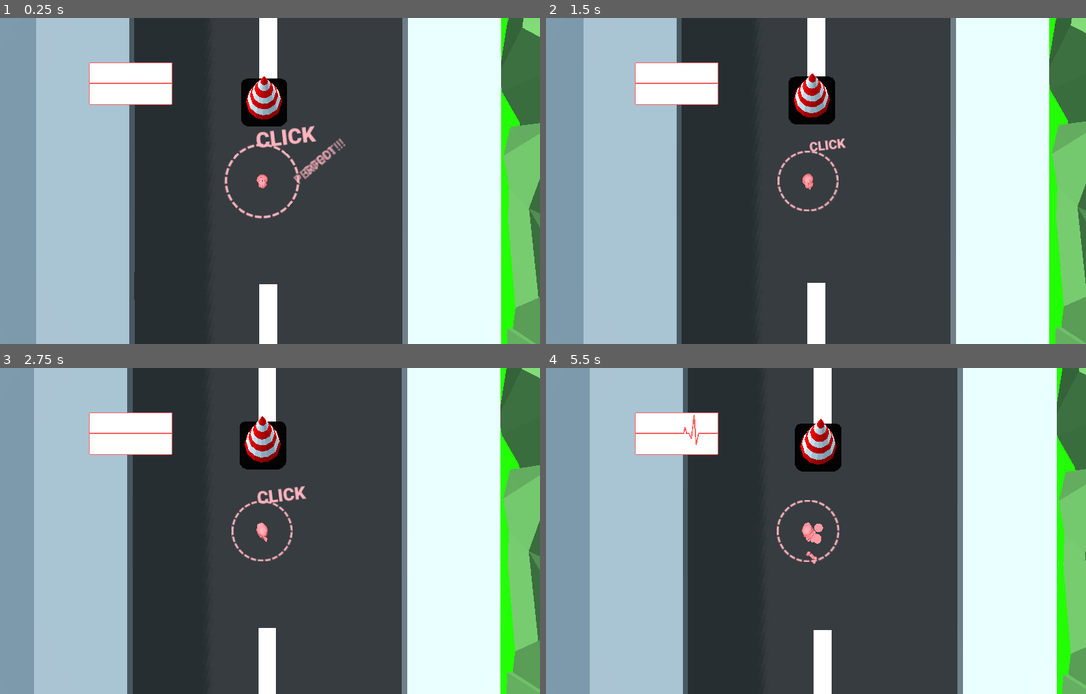
Above: before the commit, frames 1-4 (two rows, left to right).
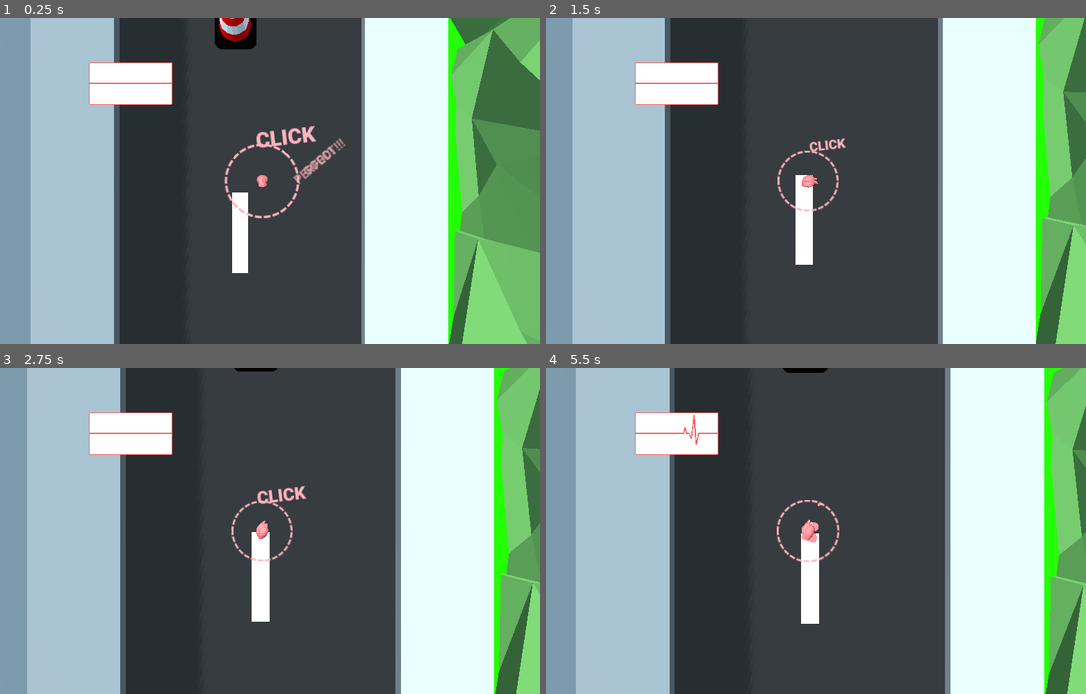
Above: after the commit, the same moments.

Repository: CaptainProton42/ldjam46
Game: Godot game, scene res://Level1.tscn
The game is run twice, just before and just after one commit, with the same random seed, the same clock (stepped at 60 frames per second) and the same inputs. This scene is started directly instead of the project's main scene.
Inputs (mouse positions are in pixels of both pictures, inside the frame that each line leads up to):
- Up to frame 1 (0.25 s): no input
- Up to frame 2 (1.5 s): move the mouse to (929, 164) at 0.52 s; press the mouse at (929, 164) at 0.53 s; hold W (forward) 0.53-1.28 s; move the mouse to (697, 197) at 1.27 s; release the mouse at (697, 197) at 1.28 s; tap Space (goto_checkpoint) at 1.35 s
- Up to frame 3 (2.75 s): move the mouse to (318, 459) at 2.02 s; press the mouse at (318, 459) at 2.03 s; hold W (forward) from 2.03 s (still down)
- Up to frame 4 (5.5 s): move the mouse to (778, 596) at 2.77 s; release the mouse at (778, 596) at 2.78 s; tap Space (goto_checkpoint) at 2.85, 4.35 s; click (778, 596) at 2.92 s; move the mouse to (972, 579) at 3.52 s; release W (forward) at 3.53 s; press the mouse at (972, 579) at 3.53 s; move the mouse to (643, 482) at 4.27 s; release the mouse at (643, 482) at 4.28 s; move the mouse to (837, 531) at 5.02 s; press the mouse at (837, 531) at 5.03 s

The runs differ from the first frame. In frame 1, 32% of the frame differs, in the area x 5-100%, y 0-100%; in frame 2, 19%; in frame 3, 16%; in frame 4, 19%.

Commit message:
Done!

Diff:
--- a/Level1.tscn
+++ b/Level1.tscn
@@ -87,7 +87,7 @@
 environment = ExtResource( 6 )
 
 [node name="Heart" parent="." instance=ExtResource( 2 )]
-transform = Transform( 1, 0, 0, 0, 1, 0, 0, 0, 1, -56.1398, 0.323764, 70.6715 )
+transform = Transform( 1, 0, 0, 0, 1, 0, 0, 0, 1, -55.4597, 1.01909, 72.7174 )
 
 [node name="FlexibleCamera" parent="." instance=ExtResource( 5 )]
 
@@ -157,12 +157,12 @@
 material/0 = SubResource( 7 )
 
 [node name="Awning" type="MeshInstance" parent="Building"]
-transform = Transform( 4, 0, 0, 0, 0.0997105, 0.11406, 0, -0.00760401, 1.49566, 7.35326, -5.83859, -14.1785 )
+transform = Transform( 4, 0, 0, 0, 0.0997105, 0.11406, 0, -0.00760401, 1.49566, 6.71547, -5.83859, -14.1785 )
 mesh = SubResource( 8 )
 material/0 = ExtResource( 7 )
 
 [node name="AwningCollision" type="CollisionShape" parent="Building"]
-transform = Transform( 4, 0, 0, 0, 0.0997105, 0.11406, 0, -0.00760401, 1.49566, 7.35334, -5.83844, -14.1786 )
+transform = Transform( 4, 0, 0, 0, 0.0997105, 0.11406, 0, -0.00760401, 1.49566, 6.71555, -5.83844, -14.1786 )
 shape = SubResource( 9 )
 
 [node name="Building3" type="StaticBody" parent="."]
@@ -280,7 +280,7 @@
 material/0 = SubResource( 7 )
 
 [node name="Awning" type="MeshInstance" parent="Building2"]
-transform = Transform( 4, -4.09087e-09, -6.85969e-09, 1.64325e-07, 0.0998843, 0.0721502, 1.04004e-08, -0.00481, 1.49826, 5.40426, -5.83639, -14.1961 )
+transform = Transform( 4, -4.09087e-09, -6.85969e-09, 1.64325e-07, 0.0998843, 0.0721502, 1.04004e-08, -0.00481, 1.49826, 5.85521, -5.83639, -14.1961 )
 mesh = SubResource( 8 )
 material/0 = ExtResource( 7 )
 
@@ -290,7 +290,7 @@
 material/0 = SubResource( 5 )
 
 [node name="AwningCollision" type="CollisionShape" parent="Building2"]
-transform = Transform( 4, -4.09087e-09, -6.85969e-09, 1.64325e-07, 0.0998843, 0.0721502, 1.04004e-08, -0.00481, 1.49826, 5.40434, -5.81759, -14.1938 )
+transform = Transform( 4, -4.09087e-09, -6.85969e-09, 1.64325e-07, 0.0998843, 0.0721502, 1.04004e-08, -0.00481, 1.49826, 5.85529, -5.81759, -14.1938 )
 shape = SubResource( 9 )
 
 [node name="Gras" parent="." instance=ExtResource( 12 )]
@@ -613,7 +613,7 @@
 [node name="Jumppad" parent="TrashJump" instance=ExtResource( 16 )]
 transform = Transform( 1, 0, 0, 0, 1, 0, 0, 0, 1, -25.1512, -0.293756, -2.06482 )
 forceHeart = 10.0
-forceObjects = 6.0
+forceObjects = 0.01
 forceVector = Vector3( 0.1, 1, 0 )
 
 [node name="PaperBall1" parent="TrashJump" instance=ExtResource( 30 )]
@@ -640,6 +640,42 @@
 [node name="PaperBall8" parent="TrashJump" instance=ExtResource( 29 )]
 transform = Transform( 1, 0, 0, 0, 1, 0, 0, 0, 1, -25.2133, 0.983936, -2.27212 )
 
+[node name="TrashJump2" type="Spatial" parent="."]
+transform = Transform( 1, 0, 0, 0, 1, 0, 0, 0, 1, -25.1208, 0.433003, 29.2378 )
+
+[node name="TrashCanJump" parent="TrashJump2" instance=ExtResource( 15 )]
+transform = Transform( 1, 0, 0, 0, 1, 0, 0, 0, 1, -25.1505, 0.1025, -2.0622 )
+
+[node name="Jumppad" parent="TrashJump2" instance=ExtResource( 16 )]
+transform = Transform( 1, 0, 0, 0, 1, 0, 0, 0, 1, -25.1512, -0.293756, -2.06482 )
+forceHeart = 10.0
+forceObjects = 0.01
+forceVector = Vector3( 0.1, 1, 0 )
+
+[node name="PaperBall1" parent="TrashJump2" instance=ExtResource( 30 )]
+transform = Transform( 0.999996, 0.0029496, 0, -0.0029496, 0.999996, 0, 0, 0, 1, -25.173, -0.0801675, -2.2683 )
+
+[node name="PaperBall3" parent="TrashJump2" instance=ExtResource( 29 )]
+transform = Transform( 1, 0, 0, 0, 1, 0, 0, 0, 1, -25.0484, 0.471296, -1.87567 )
+
+[node name="PaperBall2" parent="TrashJump2" instance=ExtResource( 29 )]
+transform = Transform( 1, 0, 0, 0, 1, 0, 0, 0, 1, -24.9682, -0.0478358, -1.94346 )
+
+[node name="PaperBall6" parent="TrashJump2" instance=ExtResource( 29 )]
+transform = Transform( 1, 0, 0, 0, 1, 0, 0, 0, 1, -24.9419, 0.264069, -2.29209 )
+
+[node name="PaperBall5" parent="TrashJump2" instance=ExtResource( 30 )]
+transform = Transform( 1, 0, 0, 0, 1, 0, 0, 0, 1, -25.1915, 0.767998, -1.92768 )
+
+[node name="PaperBall4" parent="TrashJump2" instance=ExtResource( 30 )]
+transform = Transform( 1, 0, 0, 0, 1, 0, 0, 0, 1, -25.2642, 0.453267, -2.22918 )
+
+[node name="PaperBall7" parent="TrashJump2" instance=ExtResource( 30 )]
+transform = Transform( 1, 0, 0, 0, 1, 0, 0, 0, 1, -25.2597, 1.20057, -1.96458 )
+
+[node name="PaperBall8" parent="TrashJump2" instance=ExtResource( 29 )]
+transform = Transform( 1, 0, 0, 0, 1, 0, 0, 0, 1, -25.2133, 0.983936, -2.27212 )
+
 [node name="Hedge" type="Spatial" parent="."]
 transform = Transform( 1, 0, 0, 0, 1, 0, 0, 0, 1, -17.0329, 0.697081, 10.3808 )
 
@@ -808,13 +844,13 @@
 transform = Transform( 1, 0, 1.42109e-14, 0, 1, 0, -1.42109e-14, 0, 1, 1.6559, 0, 0 )
 
 [node name="CheckPoint2" parent="." instance=ExtResource( 34 )]
-transform = Transform( -1.62921e-07, 0, -0.999999, 0, 1, 0, 0.999999, 0, -1.62921e-07, -48.3039, 0.697081, 7.3446 )
+transform = Transform( 0.999999, 0, 0, 0, 1, 0, 0, 0, 0.999999, -48.3039, 0.697081, 7.3446 )
 
 [node name="CollisionShape" parent="CheckPoint2" index="0"]
-transform = Transform( 0.999999, 0, 1.13687e-13, 0, 1, 0, -1.13687e-13, 0, 0.999999, 5.18173, 3.59168, -3.16261 )
+transform = Transform( 0.999999, 0, 1.13687e-13, 0, 1, 0, -1.13687e-13, 0, 0.999999, 3.94435, 3.59168, 5.09001 )
 
 [node name="SpawnPoint" parent="CheckPoint2" index="1"]
-transform = Transform( 1, 0, 8.52651e-14, 0, 1, 0, -8.52651e-14, 0, 1, 4.07796, 3.75387, -3.0749 )
+transform = Transform( 1, 0, 8.52651e-14, 0, 1, 0, -8.52651e-14, 0, 1, 3.57022, 3.75387, 5.09206 )
 
 [node name="CheckPoint3" parent="." instance=ExtResource( 34 )]
 transform = Transform( 0.999999, 0, 0, 0, 1, 0, 0, 0, 0.999999, 7.26418, 0.697081, 1.12483 )
@@ -1079,13 +1115,10 @@
 transform = Transform( 0.504063, 0, -0.10603, 0, 0.515094, 0, 0.10603, 0, 0.504063, -50.4545, 0.716002, 32.4358 )
 
 [node name="Box8" parent="." instance=ExtResource( 10 )]
-transform = Transform( 0.494662, 0, 0.143638, 0, 0.515094, 0, -0.143638, 0, 0.494662, -51.8007, 0.716002, 25.9291 )
-
-[node name="Box10" parent="." instance=ExtResource( 10 )]
-transform = Transform( 0.510223, 0, 0.0706722, 0, 0.515094, 0, -0.0706722, 0, 0.510223, -50.7382, 0.716002, 27.0774 )
+transform = Transform( 0.494662, 0, 0.143638, 0, 0.515094, 0, -0.143638, 0, 0.494662, -51.1555, 0.70807, 26.0637 )
 
 [node name="Box9" parent="." instance=ExtResource( 10 )]
-transform = Transform( 0.478034, 0, 0.191849, 0, 0.515094, 0, -0.191849, 0, 0.478034, -52.0485, 1.76929, 25.4365 )
+transform = Transform( 0.478034, 0, 0.191849, 0, 0.515094, 0, -0.191849, 0, 0.478034, -51.6457, 1.76929, 25.4365 )
 
 [node name="Box12" parent="." instance=ExtResource( 10 )]
 transform = Transform( 0.458478, 0, -0.234777, 0, 0.515094, 0, 0.234777, 0, 0.458478, -51.8761, 0.716002, 24.6725 )
Binary file added: docs/favicon.png
Not shown, added: docs/favicon.png.import
Binary file added: docs/index.png
Not shown, added: docs/index.png.import
Not shown, changed: export_presets.cfg
Not shown, added: docs/index.pck
Not shown, added: docs/index.wasm
